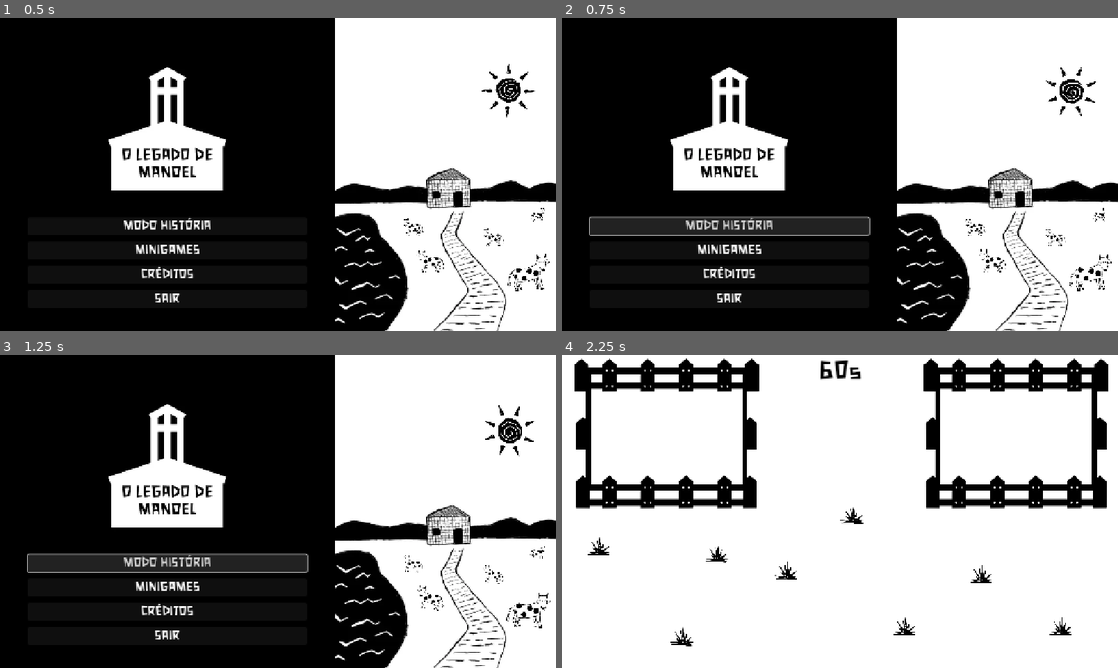
Above: before the commit, frames 1-4 (two rows, left to right).
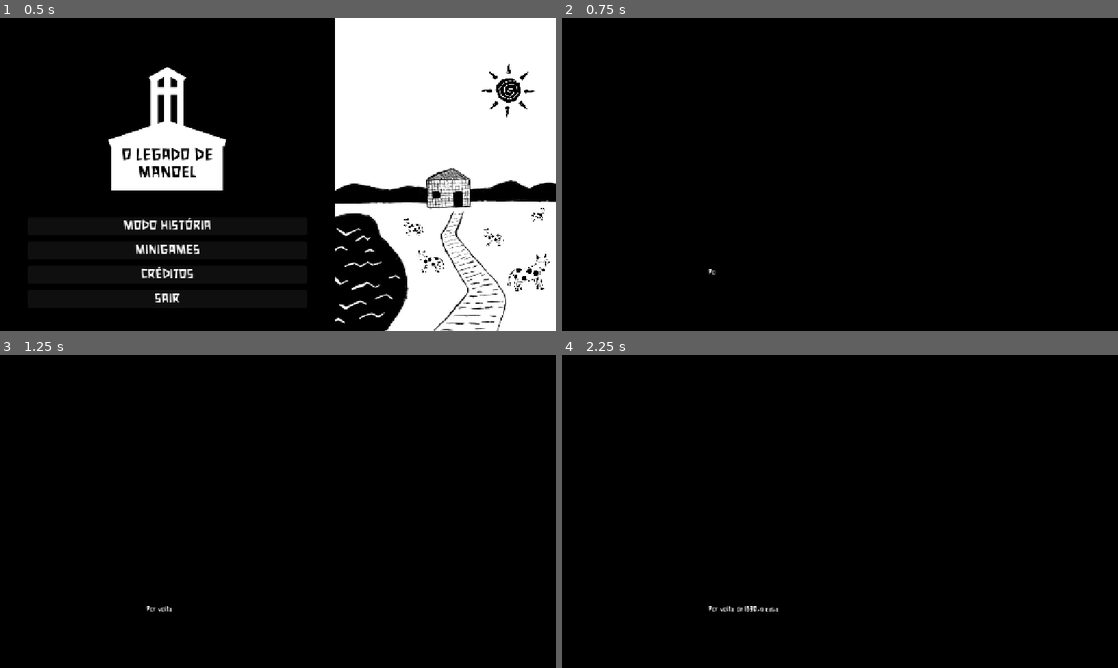
Above: after the commit, the same moments.

Repository: LaercioSR/the-legacy-of-manoel
Game: Godot game, scene res://scenes/ui/menus/main.tscn
Same seed, same stepped clock (60 frames per second), same inputs: the game is played once before the commit and once after it.
Inputs (mouse positions are in pixels of both pictures, inside the frame that each line leads up to):
- Up to frame 1 (0.5 s): no input
- Up to frame 2 (0.75 s): click "MODO HISTÓRIA" at 0.5 s
- Up to frame 3 (1.25 s): no input
- Up to frame 4 (2.25 s): click (728, 586) at 1.25 s, where only the run before the commit has a clickable "MINIGAMES"; click (840, 486) at 2.02 s

Frame 1 is identical in both runs. In frame 2, 42% of the frame differs, in the area x 4-100%, y 0-100%; in frame 3, 42%; in frame 4, 89%, in the area x 0-100%, y 0-100%.

Commit message:
feat: add all dialogs

Diff:
--- /dev/null
+++ b/scenes/levels/scene_1.tscn
@@ -0,0 +1,17 @@
+[gd_scene load_steps=2 format=3 uid="uid://dsdswafb2jjq8"]
+
+[ext_resource type="Script" uid="uid://cg7ctsqnyrhpa" path="res://scripts/game/scene_1.gd" id="1_ake7g"]
+
+[node name="Scene1" type="Node2D" node_paths=PackedStringArray("hud")]
+script = ExtResource("1_ake7g")
+hud = NodePath("HUD")
+
+[node name="HUD" type="CanvasLayer" parent="."]
+
+[node name="ColorRect" type="ColorRect" parent="HUD"]
+anchors_preset = 15
+anchor_right = 1.0
+anchor_bottom = 1.0
+grow_horizontal = 2
+grow_vertical = 2
+color = Color(0, 0, 0, 1)
--- /dev/null
+++ b/scenes/levels/scene_2.tscn
@@ -0,0 +1,17 @@
+[gd_scene load_steps=2 format=3 uid="uid://da7baqfatvpxd"]
+
+[ext_resource type="Script" uid="uid://7hpgdbbam52q" path="res://scripts/game/scene_2.gd" id="1_dmjis"]
+
+[node name="Scene2" type="Node2D" node_paths=PackedStringArray("hud")]
+script = ExtResource("1_dmjis")
+hud = NodePath("HUD")
+
+[node name="HUD" type="CanvasLayer" parent="."]
+
+[node name="ColorRect" type="ColorRect" parent="HUD"]
+anchors_preset = 15
+anchor_right = 1.0
+anchor_bottom = 1.0
+grow_horizontal = 2
+grow_vertical = 2
+color = Color(0, 0, 0, 1)
--- /dev/null
+++ b/scenes/levels/scene_3.tscn
@@ -0,0 +1,17 @@
+[gd_scene load_steps=2 format=3 uid="uid://cw6ao3l2qlw6q"]
+
+[ext_resource type="Script" uid="uid://bq3e4qc7ja45l" path="res://scripts/game/scene_3.gd" id="1_567m1"]
+
+[node name="Scene3" type="Node2D" node_paths=PackedStringArray("hud")]
+script = ExtResource("1_567m1")
+hud = NodePath("HUD")
+
+[node name="HUD" type="CanvasLayer" parent="."]
+
+[node name="ColorRect" type="ColorRect" parent="HUD"]
+anchors_preset = 15
+anchor_right = 1.0
+anchor_bottom = 1.0
+grow_horizontal = 2
+grow_vertical = 2
+color = Color(0, 0, 0, 1)
--- /dev/null
+++ b/scenes/levels/scene_4.tscn
@@ -0,0 +1,17 @@
+[gd_scene load_steps=2 format=3 uid="uid://bofj5ij24wgd"]
+
+[ext_resource type="Script" uid="uid://b1v8wgb1bst6i" path="res://scripts/game/scene_4.gd" id="1_q46kt"]
+
+[node name="Scene4" type="Node2D" node_paths=PackedStringArray("hud")]
+script = ExtResource("1_q46kt")
+hud = NodePath("HUD")
+
+[node name="HUD" type="CanvasLayer" parent="."]
+
+[node name="ColorRect" type="ColorRect" parent="HUD"]
+anchors_preset = 15
+anchor_right = 1.0
+anchor_bottom = 1.0
+grow_horizontal = 2
+grow_vertical = 2
+color = Color(0, 0, 0, 1)
--- /dev/null
+++ b/scenes/levels/scene_5.tscn
@@ -0,0 +1,17 @@
+[gd_scene load_steps=2 format=3 uid="uid://d320x8wmnm0oe"]
+
+[ext_resource type="Script" uid="uid://btsk0wkyp4fh0" path="res://scripts/game/scene_5.gd" id="1_mhtcr"]
+
+[node name="Scene5" type="Node2D" node_paths=PackedStringArray("hud")]
+script = ExtResource("1_mhtcr")
+hud = NodePath("HUD")
+
+[node name="HUD" type="CanvasLayer" parent="."]
+
+[node name="ColorRect" type="ColorRect" parent="HUD"]
+anchors_preset = 15
+anchor_right = 1.0
+anchor_bottom = 1.0
+grow_horizontal = 2
+grow_vertical = 2
+color = Color(0, 0, 0, 1)
--- /dev/null
+++ b/scenes/levels/scene_6.tscn
@@ -0,0 +1,17 @@
+[gd_scene load_steps=2 format=3 uid="uid://bjdudswhv8xqt"]
+
+[ext_resource type="Script" uid="uid://cedmka0kp2ick" path="res://scripts/game/scene_6.gd" id="1_5f5pc"]
+
+[node name="Scene6" type="Node2D" node_paths=PackedStringArray("hud")]
+script = ExtResource("1_5f5pc")
+hud = NodePath("HUD")
+
+[node name="HUD" type="CanvasLayer" parent="."]
+
+[node name="ColorRect" type="ColorRect" parent="HUD"]
+anchors_preset = 15
+anchor_right = 1.0
+anchor_bottom = 1.0
+grow_horizontal = 2
+grow_vertical = 2
+color = Color(0, 0, 0, 1)
--- a/scenes/ui/dialogs/dialog_screen.tscn
+++ b/scenes/ui/dialogs/dialog_screen.tscn
@@ -1,14 +1,14 @@
 [gd_scene load_steps=4 format=3 uid="uid://bvy1elp2uosjg"]
 
 [ext_resource type="Script" uid="uid://evhc6c7rlieo" path="res://scripts/ui/dialog_screen.gd" id="1_02d67"]
-[ext_resource type="FontFile" uid="uid://bqf86nq8wq7hm" path="res://assets/fonts/xilosa.ttf" id="2_l03oe"]
+[ext_resource type="FontFile" uid="uid://cebmf2t670e83" path="res://assets/fonts/xilosa.ttf" id="2_l03oe"]
 
 [sub_resource type="LabelSettings" id="LabelSettings_dglj2"]
 line_spacing = 0.0
 font = ExtResource("2_l03oe")
 font_size = 32
 
-[node name="DialogScreen" type="Control" node_paths=PackedStringArray("nameLabel", "dialog", "faceset")]
+[node name="DialogScreen" type="Control" node_paths=PackedStringArray("nameLabel", "dialog", "facesetBorder", "faceset")]
 custom_minimum_size = Vector2(640, 160)
 layout_mode = 3
 anchors_preset = 7
@@ -24,6 +24,7 @@
 script = ExtResource("1_02d67")
 nameLabel = NodePath("Background/HContainer/VContainer/Name")
 dialog = NodePath("Background/HContainer/VContainer/Dialog")
+facesetBorder = NodePath("Background/HContainer/Border")
 faceset = NodePath("Background/HContainer/Border/Faceset")
 
 [node name="Background" type="ColorRect" parent="."]
--- a/scenes/ui/menus/main.tscn
+++ b/scenes/ui/menus/main.tscn
@@ -320,6 +320,7 @@
 ignore_texture_size = true
 stretch_mode = 5
 
+[connection signal="pressed" from="HBoxContainer/LeftSide/MarginContainer/VBoxContainer2/VBoxContainer/btnPlay" to="." method="_on_btn_play_pressed"]
 [connection signal="pressed" from="HBoxContainer/LeftSide/MarginContainer/VBoxContainer2/VBoxContainer/btnMinigames" to="." method="_on_btn_minigames_pressed"]
 [connection signal="pressed" from="HBoxContainer/LeftSide/MarginContainer/VBoxContainer2/VBoxContainer/btnExit" to="." method="_on_btn_exit_pressed"]
 [connection signal="pressed" from="minigamesMenu/MarginContainer/VBoxContainer/minigameHeader/btnBackInitial" to="." method="_on_btn_back_initial_pressed"]
--- a/scripts/game/main.gd
+++ b/scripts/game/main.gd
@@ -3,11 +3,14 @@
 @onready var h_box_container: HBoxContainer = $HBoxContainer
 @onready var minigames_menu: ColorRect = $minigamesMenu
 
-var minigame_cow = preload("res://scenes/levels/minigame_cow.tscn")
+var MINIGAME_COW = preload("res://scenes/levels/minigame_cow.tscn")
 
 func _ready() -> void:
 	minigames_menu.hide()
 	h_box_container.show()
+
+func _on_btn_play_pressed() -> void:
+	get_tree().change_scene_to_file("res://scenes/levels/scene_1.tscn")
 
 func _on_btn_exit_pressed() -> void:
 	get_tree().quit()
@@ -21,4 +24,4 @@
 	h_box_container.show()
 
 func _on_btn_minigame_cow_pressed() -> void:
-	get_tree().change_scene_to_packed(minigame_cow)
+	get_tree().change_scene_to_packed(MINIGAME_COW)
--- /dev/null
+++ b/scripts/game/scene_1.gd
@@ -0,0 +1,21 @@
+extends Node2D
+class_name Scene1
+
+const DIALOG_SCREEN: PackedScene = preload("res://scenes/ui/dialogs/dialog_screen.tscn")
+var dialog_data: Dictionary = {
+	0: {
+		"dialog": "Por volta de 1830, o casal Manoel Gonçalves e Dona Anastácia partiu em busca de uma vida melhor. Eles deixaram uma fazenda onde trabalhavam na Vila de Sant’Anna de Feira (atual Feira de Santana) na esperança de encontrar um novo lar."
+	}
+}
+
+@export var hud: CanvasLayer = null
+
+func _ready() -> void:
+	var new_dialod: DialogScreen = DIALOG_SCREEN.instantiate()
+	new_dialod.data = dialog_data
+	hud.add_child(new_dialod)
+
+	new_dialod.connect("dialog_finished", _on_dialog_finished)
+
+func _on_dialog_finished() -> void:
+	get_tree().change_scene_to_file("res://scenes/levels/scene_2.tscn")
--- /dev/null
+++ b/scripts/game/scene_2.gd
@@ -0,0 +1,21 @@
+extends Node2D
+class_name Scene2
+
+const DIALOG_SCREEN: PackedScene = preload("res://scenes/ui/dialogs/dialog_screen.tscn")
+var dialog_data: Dictionary = {
+	0: {
+		"dialog": "Após muita andança, o casal encontrou uma terra cercada por pedras que guardavam pequenas lagoas. Ali, ergueram a sua primeira casa que daria origem à fazenda hoje conhecida como Lagoa das Pedras."
+	}
+}
+
+@export var hud: CanvasLayer = null
+
+func _ready() -> void:
+	var new_dialod: DialogScreen = DIALOG_SCREEN.instantiate()
+	new_dialod.data = dialog_data
+	hud.add_child(new_dialod)
+
+	new_dialod.connect("dialog_finished", _on_dialog_finished)
+
+func _on_dialog_finished() -> void:
+	get_tree().change_scene_to_file("res://scenes/levels/scene_3.tscn")
--- /dev/null
+++ b/scripts/game/scene_3.gd
@@ -0,0 +1,29 @@
+extends Node2D
+class_name Scene3
+
+const DIALOG_SCREEN: PackedScene = preload("res://scenes/ui/dialogs/dialog_screen.tscn")
+var dialog_data: Dictionary = {
+	0: {
+		"dialog": "Com o tempo, a seca chegou ao sertão. As lagoas foram se esvaziando, a terra rachando."
+	},
+	1: {
+		"title": "Anastácia",
+		"dialog": "Manoel... a água tá sumindo. Preciso buscar mais antes que acabe de vez."
+	},
+	2: {
+		"title": "Manoel",
+		"dialog": "Vá com calma, minha velha. Cuidado com o caminho."
+	},
+}
+
+@export var hud: CanvasLayer = null
+
+func _ready() -> void:
+	var new_dialod: DialogScreen = DIALOG_SCREEN.instantiate()
+	new_dialod.data = dialog_data
+	hud.add_child(new_dialod)
+
+	new_dialod.connect("dialog_finished", _on_dialog_finished)
+
+func _on_dialog_finished() -> void:
+	get_tree().change_scene_to_file("res://scenes/levels/scene_4.tscn")
--- /dev/null
+++ b/scripts/game/scene_4.gd
@@ -0,0 +1,29 @@
+extends Node2D
+class_name Scene4
+
+const DIALOG_SCREEN: PackedScene = preload("res://scenes/ui/dialogs/dialog_screen.tscn")
+var dialog_data: Dictionary = {
+	0: {
+		"dialog": "Com a seca contínua o casal Gonçalves busca novas possibilidades."
+	},
+	1: {
+		"title": "Manoel",
+		"dialog": "Oh minha velha, vamos ter que nos mudar para mais perto da lagoa."
+	},
+	2: {
+		"title": "Anastácia",
+		"dialog": "Acho uma boa, meu velho!"
+	},
+}
+
+@export var hud: CanvasLayer = null
+
+func _ready() -> void:
+	var new_dialod: DialogScreen = DIALOG_SCREEN.instantiate()
+	new_dialod.data = dialog_data
+	hud.add_child(new_dialod)
+
+	new_dialod.connect("dialog_finished", _on_dialog_finished)
+
+func _on_dialog_finished() -> void:
+	get_tree().change_scene_to_file("res://scenes/levels/scene_5.tscn")
--- /dev/null
+++ b/scripts/game/scene_5.gd
@@ -0,0 +1,21 @@
+extends Node2D
+class_name Scene5
+
+const DIALOG_SCREEN: PackedScene = preload("res://scenes/ui/dialogs/dialog_screen.tscn")
+var dialog_data: Dictionary = {
+	0: {
+		"dialog": "Assim o casal se mudou para perto da Lagoa do Bamburrá, onde construiram sua segunda casa."
+	}
+}
+
+@export var hud: CanvasLayer = null
+
+func _ready() -> void:
+	var new_dialod: DialogScreen = DIALOG_SCREEN.instantiate()
+	new_dialod.data = dialog_data
+	hud.add_child(new_dialod)
+
+	new_dialod.connect("dialog_finished", _on_dialog_finished)
+
+func _on_dialog_finished() -> void:
+	get_tree().change_scene_to_file("res://scenes/levels/scene_6.tscn")
--- /dev/null
+++ b/scripts/game/scene_6.gd
@@ -0,0 +1,24 @@
+extends Node2D
+class_name Scene6
+
+const DIALOG_SCREEN: PackedScene = preload("res://scenes/ui/dialogs/dialog_screen.tscn")
+var dialog_data: Dictionary = {
+	0: {
+		"dialog": "Manoel deixava as vacas pintadas soltas perto da sua casa, assim as pessoas começaram a chamar aquele lugar de Fazenda Pintadas."
+	},
+	1: {
+		"dialog": "Com o tempo novos moradores chegaram e a fazenda passou a ser Vila, Povoado, Distrito, até que em 09 de maio de 1985 Pintadas finalmente se tornou cidade."
+	}
+}
+
+@export var hud: CanvasLayer = null
+
+func _ready() -> void:
+	var new_dialod: DialogScreen = DIALOG_SCREEN.instantiate()
+	new_dialod.data = dialog_data
+	hud.add_child(new_dialod)
+
+	new_dialod.connect("dialog_finished", _on_dialog_finished)
+
+func _on_dialog_finished() -> void:
+	get_tree().change_scene_to_file("res://scenes/ui/menus/main.tscn")
--- a/scripts/ui/dialog_screen.gd
+++ b/scripts/ui/dialog_screen.gd
@@ -1,5 +1,7 @@
 extends Control
 class_name DialogScreen
+
+signal dialog_finished
 
 var step: float = 0.05
 var id: int = 0
@@ -8,6 +10,7 @@
 @export_category("Objects")
 @export var nameLabel: Label = null
 @export var dialog: RichTextLabel = null
+@export var facesetBorder: ColorRect = null
 @export var faceset: TextureRect = null
 
 func _ready() -> void:
@@ -22,15 +25,26 @@
 	if Input.is_action_just_pressed("ui_accept"):
 		id += 1
 		if id == data.size():
+			emit_signal("dialog_finished")
 			queue_free()
 			return
 
 		initialize_dialog()
 
 func initialize_dialog() -> void:
-	nameLabel.text = data[id]["title"]
 	dialog.text = data[id]["dialog"]
-	faceset.texture = load(data[id]["faceset"])
+
+	if "title" in data[id]:
+		nameLabel.text = data[id]["title"]
+		nameLabel.show()
+	else:
+		nameLabel.hide()
+
+	if "faceset" in data[id]:
+		faceset.texture = load(data[id]["faceset"])
+		facesetBorder.show()
+	else:
+		facesetBorder.hide()
 
 	dialog.visible_characters = 0
 	while dialog.visible_ratio < 1:
Not shown: 1 places in scenes/characters/cow.tscn that only renumber resources
Not shown: 1 places in scenes/levels/minigame_cow.tscn that only renumber resources
Not shown, added: scripts/game/scene_1.gd.uid
Not shown, added: scripts/game/scene_2.gd.uid
Not shown, added: scripts/game/scene_3.gd.uid
Not shown, added: scripts/game/scene_4.gd.uid
Not shown, added: scripts/game/scene_5.gd.uid
Not shown, added: scripts/game/scene_6.gd.uid
